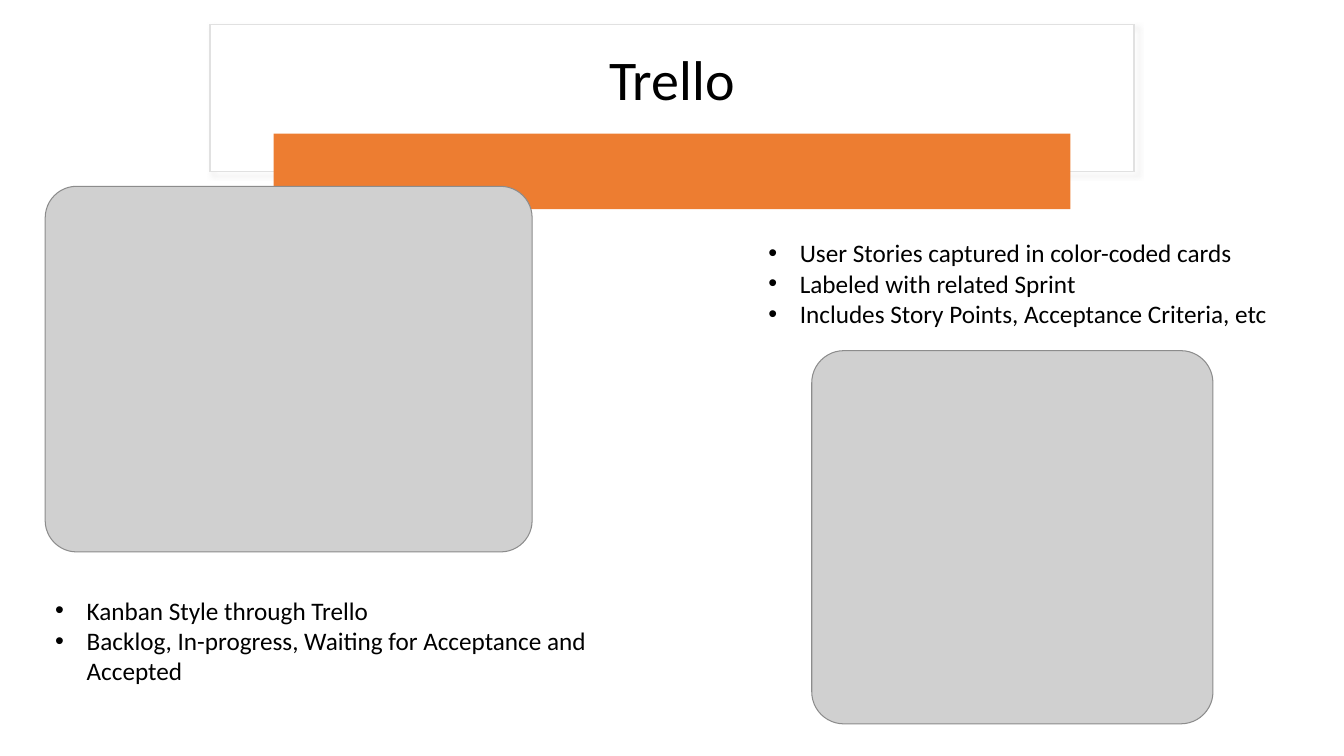
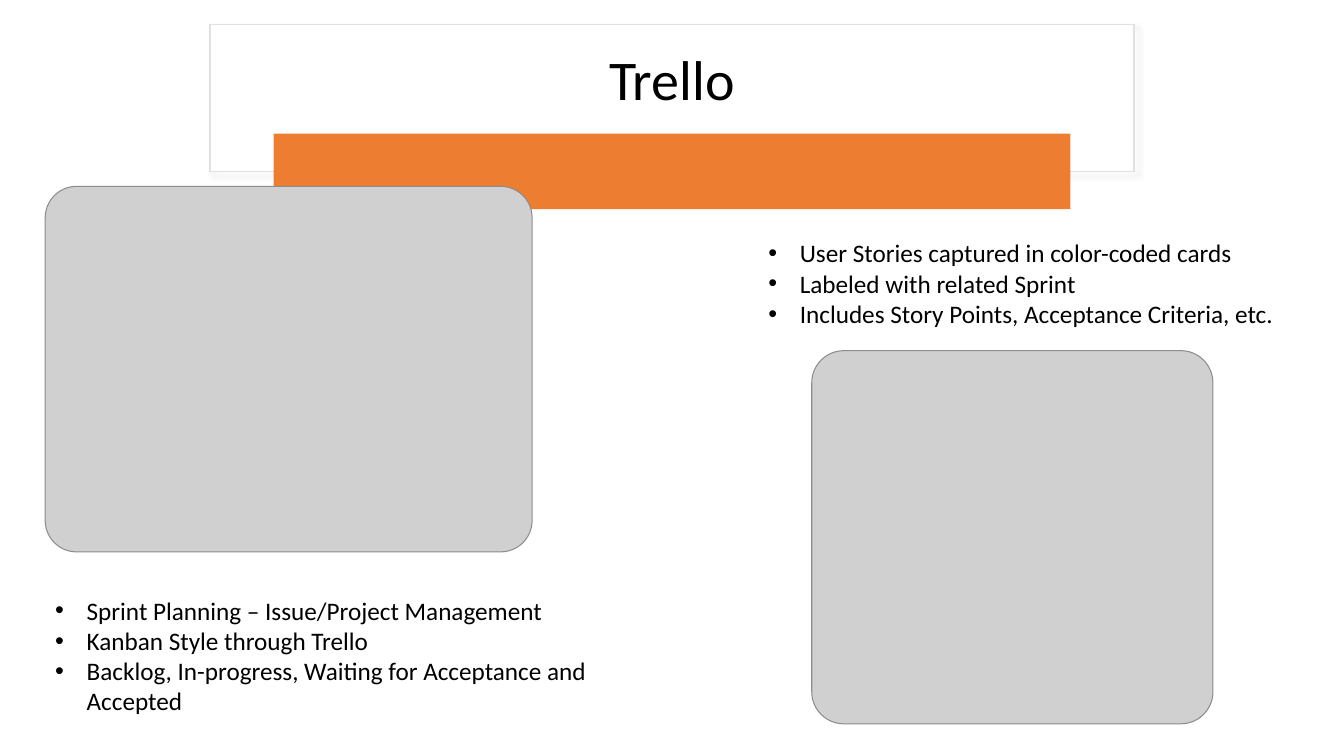
Before and after one commit to rlennon/ConnachtUni, a slide deck: slide 5 of documentation/Demonstrations/Connacht_University_TeamDC.pptx. Drawn at 1344x756 pixels with LibreOffice and Linux fonts; fonts in the diff are those of the drawing; grey boxes stand for pictures. Boxes give left, top, right and bottom in pixels: in the first picture for what was removed or moved away, otherwise in the second. Text is boxed around its words. In the diff, an @@ line names an element or a change of style, - is before the commit and + after.

```diff
--- a/documentation/Demonstrations/Connacht_University_TeamDC.pptx
+++ b/documentation/Demonstrations/Connacht_University_TeamDC.pptx
@@ text at (x1=800, y1=305, x2=1273, y2=327): text changed @@
-• Includes Story Points, Acceptance Criteria, etc
+• Includes Story Points, Acceptance Criteria, etc.
@@ text at (x1=87, y1=602, x2=542, y2=625): paragraph added @@
+• Sprint Planning – Issue/Project Management
```
Also in this commit, not shown: 7 other slides changed, 2 slides added.
